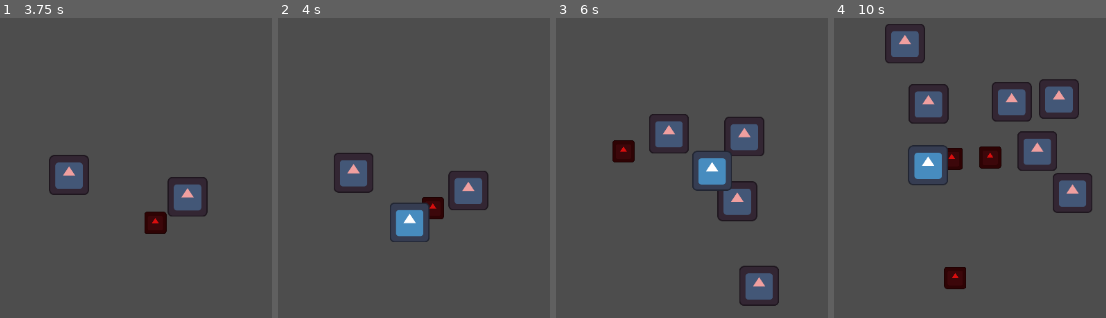
Above: before the commit, frames 1-4 (left to right).
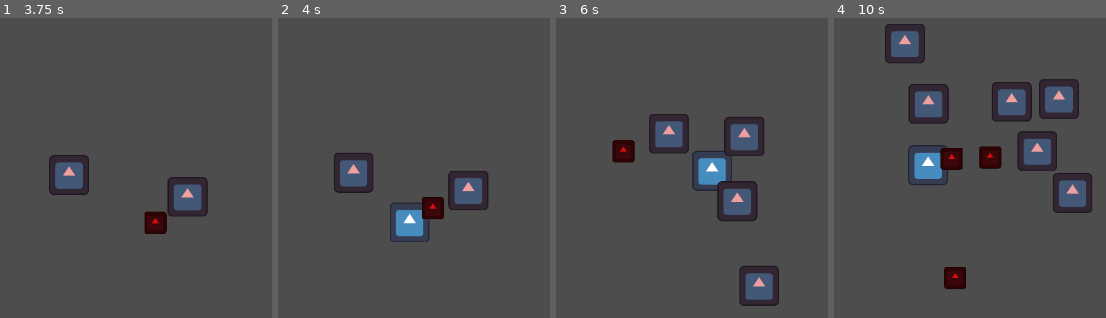
Above: after the commit, the same moments.

Repository: turbohermit/femovico
Game: Godot game, scene res://Example/Scenes/scene_example.tscn
Two runs of this game, one before a commit and one after it. Both use one fixed random seed, a clock stepped at 60 frames per second and the inputs below. The engine's default icon, where the game draws it, is replaced by a stand-in: a white triangle on a blue panel in a dark square.
Inputs (mouse positions are in pixels of both pictures, inside the frame that each line leads up to):
- Up to frame 1 (3.75 s): tap Enter at 0.5 s; move the mouse to (outside the picture) at 0.52 s; click (outside the picture) at 0.67 s; move the mouse to (133, 234) at 1.27 s; click (133, 234) at 1.42 s; move the mouse to (87, 288) at 2.02 s; click (87, 288) at 2.17 s; move the mouse to (68, 246) at 2.77 s; click (68, 246) at 2.92 s; move the mouse to (62, 177) at 3.52 s; click (62, 177) at 3.67 s
- Up to frame 2 (4 s): no input
- Up to frame 3 (6 s): move the mouse to (694, 222) at 4.27 s; click (694, 222) at 4.42 s; move the mouse to (732, 291) at 5.02 s; click (732, 291) at 5.17 s; move the mouse to (outside the picture) at 5.77 s; click (outside the picture) at 5.92 s
- Up to frame 4 (10 s): move the mouse to (1002, 168) at 6.52 s; click (1002, 168) at 6.67 s; move the mouse to (967, 282) at 7.27 s; click (967, 282) at 7.42 s; move the mouse to (986, 171) at 8.02 s; click (986, 171) at 8.17 s; move the mouse to (902, 246) at 8.77 s; click (902, 246) at 8.92 s; move the mouse to (929, 177) at 9.52 s; click (929, 177) at 9.67 s

Frame 1 is identical in both runs. In frame 2, 0.1% of the frame differs, in the area x 52-56%, y 61-67%; in frame 3, 0.2%; in frame 4, 0.2%, in the area x 38-42%, y 43-51%.

Commit message:
_ [features] split camera to separate rendering feature

Diff:
--- /dev/null
+++ b/Example/Features/feature_rendering.tres
@@ -0,0 +1,9 @@
+[gd_resource type="Resource" script_class="RenderingFeature" format=3 uid="uid://dv7gtshv7rhe1"]
+
+[ext_resource type="Script" uid="uid://bbot4xqco5312" path="res://Example/Scripts/Features/RenderingFeature.gd" id="1_0dp8v"]
+[ext_resource type="Resource" uid="uid://dm0pw2vmu37fv" path="res://Example/ModelResources/resource_config_camera.tres" id="1_745cm"]
+
+[resource]
+script = ExtResource("1_0dp8v")
+CameraConfig = ExtResource("1_745cm")
+metadata/_custom_type_script = "uid://bbot4xqco5312"
--- /dev/null
+++ b/Example/ModelResources/resource_config_camera.tres
@@ -0,0 +1,9 @@
+[gd_resource type="Resource" script_class="MRCameraConfig" format=3 uid="uid://dm0pw2vmu37fv"]
+
+[ext_resource type="Script" uid="uid://bpqu8wtsoqjxb" path="res://Example/Scripts/ModelResources/MRCameraConfig.gd" id="1_6bg55"]
+[ext_resource type="PackedScene" uid="uid://c8rubqtd5ivmp" path="res://Example/Scenes/ViewScenes/scene_view_camera.tscn" id="1_ejfcc"]
+
+[resource]
+script = ExtResource("1_6bg55")
+CameraViewScene = ExtResource("1_ejfcc")
+metadata/_custom_type_script = "uid://bpqu8wtsoqjxb"
--- /dev/null
+++ b/Example/Scenes/ViewScenes/scene_view_camera.tscn
@@ -0,0 +1,10 @@
+[gd_scene format=3 uid="uid://c8rubqtd5ivmp"]
+
+[ext_resource type="Script" uid="uid://53u8w3kn54pc" path="res://Example/Scripts/Views/ViewCamera.gd" id="1_sg3jb"]
+
+[node name="ViewCamera" type="Node" unique_id=674572366]
+script = ExtResource("1_sg3jb")
+metadata/_custom_type_script = "uid://53u8w3kn54pc"
+
+[node name="Camera" type="Camera2D" parent="." unique_id=1450440230]
+script = ExtResource("1_sg3jb")
--- a/Example/Scenes/scene_example.tscn
+++ b/Example/Scenes/scene_example.tscn
@@ -3,11 +3,10 @@
 [ext_resource type="Script" uid="uid://c27r0sk1y7mka" path="res://addons/femovico/Framework/Nodes/FeatureInitializer.gd" id="1_0wae2"]
 [ext_resource type="Script" uid="uid://b06u4jf55oqqo" path="res://addons/femovico/Framework/Abstract/AFeature.gd" id="2_fk5bb"]
 [ext_resource type="Resource" uid="uid://cxk12w7xpbrn4" path="res://Example/Features/feature_combat.tres" id="2_r6ppa"]
+[ext_resource type="Resource" uid="uid://dv7gtshv7rhe1" path="res://Example/Features/feature_rendering.tres" id="4_lw5s7"]
 
-[node name="scene_example" type="Node2D" unique_id=1381758159]
+[node name="scene_example" type="Node" unique_id=2146110552]
 
 [node name="FeatureInitializer" type="Node" parent="." unique_id=1799117009]
 script = ExtResource("1_0wae2")
-StartupFeatures = Array[ExtResource("2_fk5bb")]([ExtResource("2_r6ppa")])
-
-[node name="Camera2D" type="Camera2D" parent="." unique_id=686487332]
+StartupFeatures = Array[ExtResource("2_fk5bb")]([ExtResource("2_r6ppa"), ExtResource("4_lw5s7")])
--- /dev/null
+++ b/Example/Scripts/Controllers/ContCamera.gd
@@ -0,0 +1,12 @@
+class_name ContCamera
+extends AController
+
+# Model Resources
+var m_cameraConfig: MRCameraConfig
+
+# Virtual implementations.
+func on_models():
+	m_cameraConfig = Models.fetch(MRCameraConfig)
+
+func on_initialized():
+	kickstart(self, m_cameraConfig.CameraViewScene)
--- a/Example/Scripts/Features/CombatFeature.gd
+++ b/Example/Scripts/Features/CombatFeature.gd
@@ -4,9 +4,7 @@
 @export_category("Model Resources")
 @export var SpawnerResource: MRSpawner
 
-@export_category("View Scenes")
-@export var EnemyViewScene: PackedScene
-
+# Virtual implementations.
 func init_models():
 	Models.kickstart_model_resource(SpawnerResource)
 
--- /dev/null
+++ b/Example/Scripts/Features/RenderingFeature.gd
@@ -0,0 +1,12 @@
+class_name RenderingFeature
+extends AFeature
+
+@export_category("Model Resources")
+@export var CameraConfig: MRCameraConfig
+
+# Virtual implementations.
+func init_models():
+	Models.kickstart_model_resource(CameraConfig)
+
+func init_controllers():
+	kickstart(ContCamera.new())
--- /dev/null
+++ b/Example/Scripts/ModelResources/MRCameraConfig.gd
@@ -0,0 +1,5 @@
+class_name MRCameraConfig
+extends AModelResource
+
+@export_category("View Scenes")
+@export var CameraViewScene: PackedScene
--- /dev/null
+++ b/Example/Scripts/Views/ViewCamera.gd
@@ -0,0 +1,2 @@
+class_name ViewCamera
+extends AView
Not shown, added: Example/Scripts/Controllers/ContCamera.gd.uid
Not shown, added: Example/Scripts/Features/RenderingFeature.gd.uid
Not shown, added: Example/Scripts/ModelResources/MRCameraConfig.gd.uid
Not shown, added: Example/Scripts/Views/ViewCamera.gd.uid
